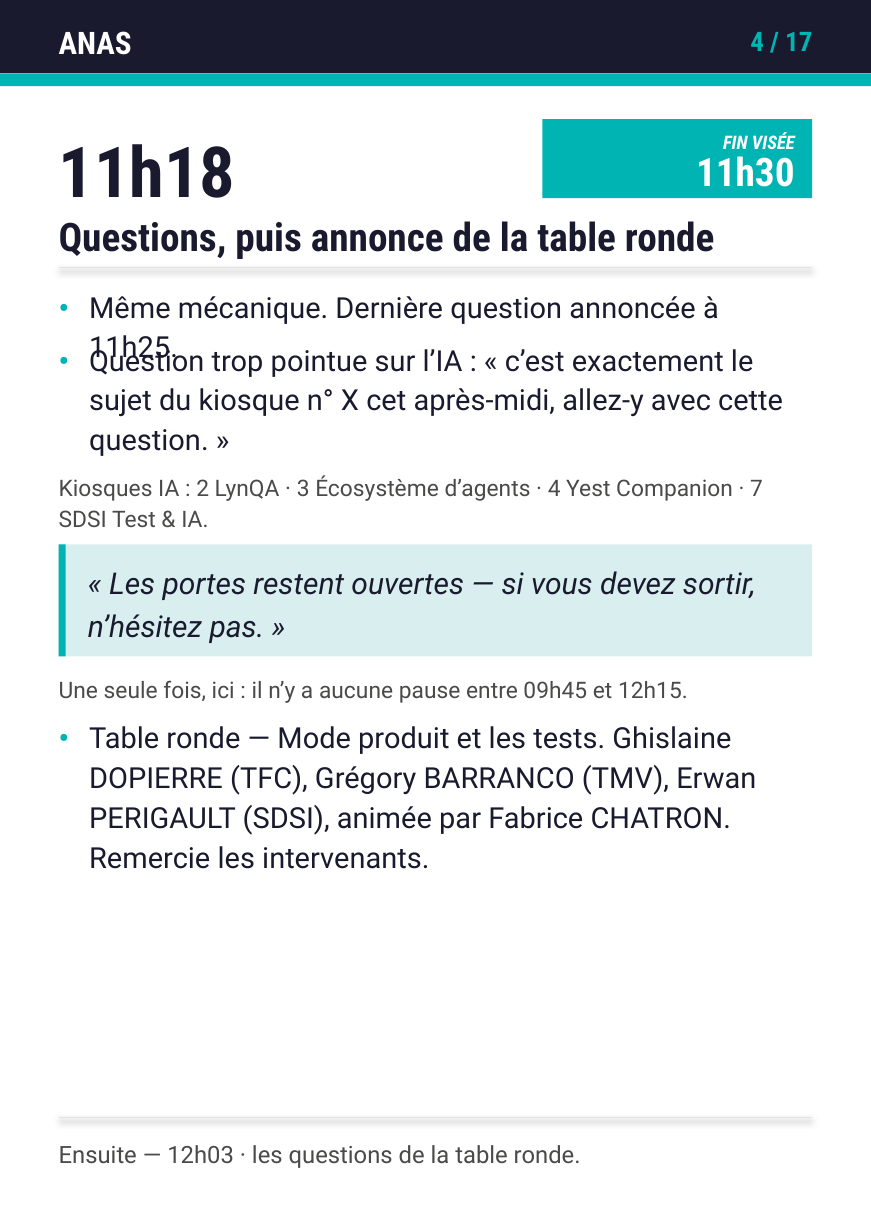
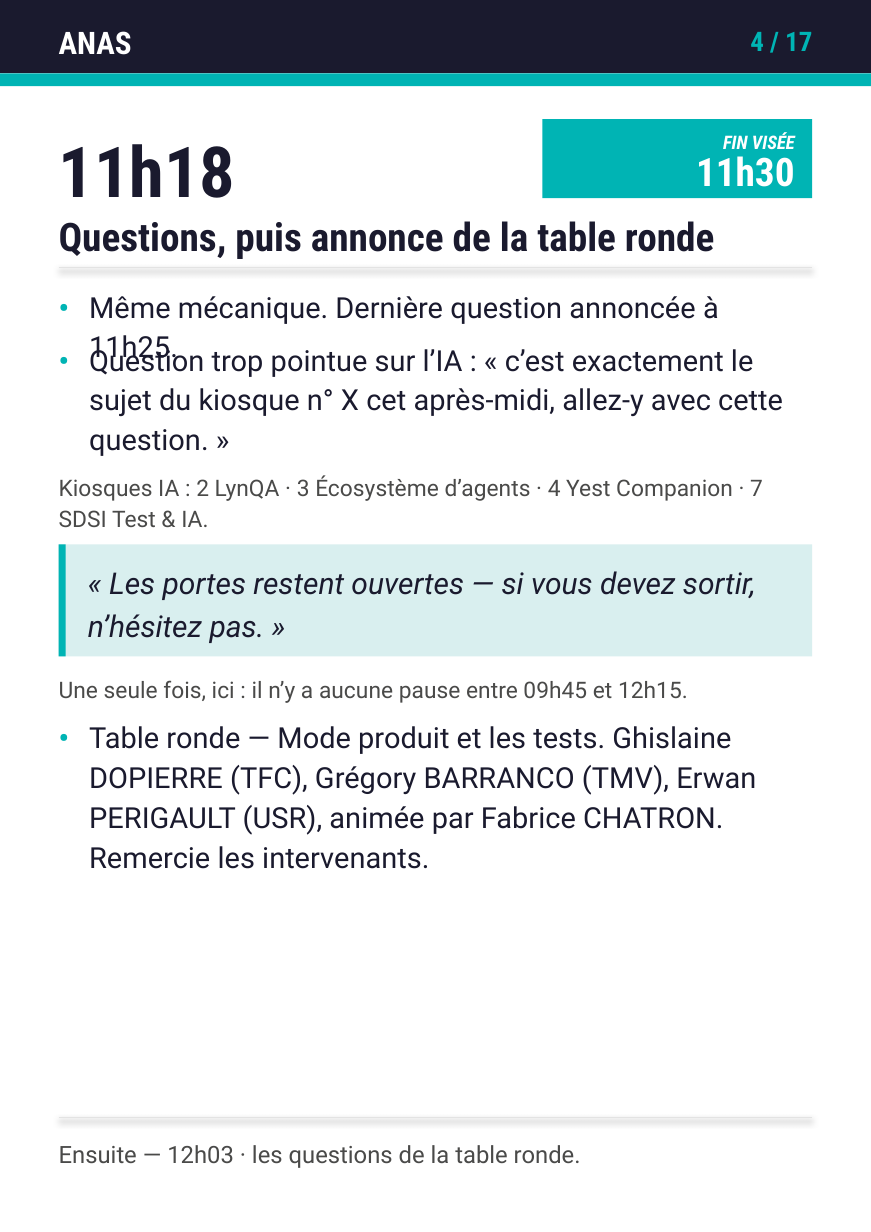
Before and after one commit to caa-jdelaux/info-hub, a slide deck: slide 4 of outils/fiches/fiches-animateurs.pptx. Drawn at 871x1232 pixels with LibreOffice and Linux fonts; fonts in the diff are those of the drawing. Boxes give left, top, right and bottom in pixels: in the first picture for what was removed or moved away, otherwise in the second. Text is boxed around its words. In the diff, an @@ line names an element or a change of style, - is before the commit and + after.

```diff
--- a/outils/fiches/fiches-animateurs.pptx
+++ b/outils/fiches/fiches-animateurs.pptx
@@ text at box(89, 726, 756, 869): text changed @@
-Table ronde — Mode produit et les tests. Ghislaine DOPIERRE (TFC), Grégory BARRANCO (TMV), Erwan PERIGAULT (SDSI), animée par Fabrice CHATRON. Remercie les intervenants.
+Table ronde — Mode produit et les tests. Ghislaine DOPIERRE (TFC), Grégory BARRANCO (TMV), Erwan PERIGAULT (USR), animée par Fabrice CHATRON. Remercie les intervenants.
```
Also in this commit, not shown: 1 other slide changed, 5 other files.
